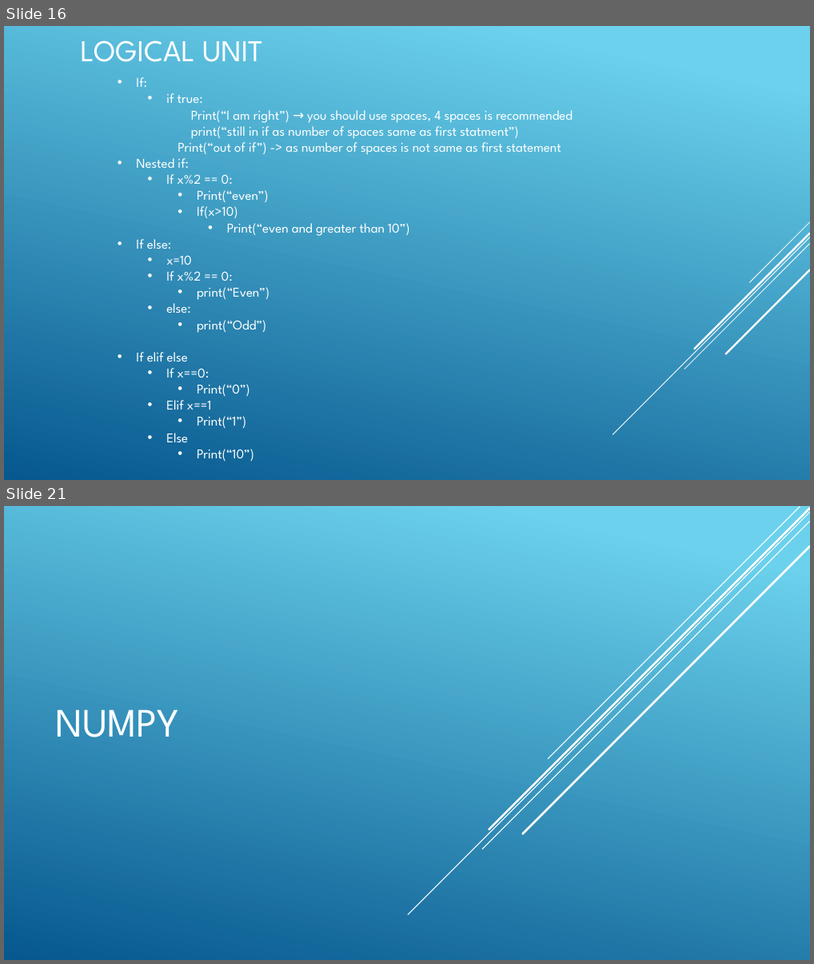
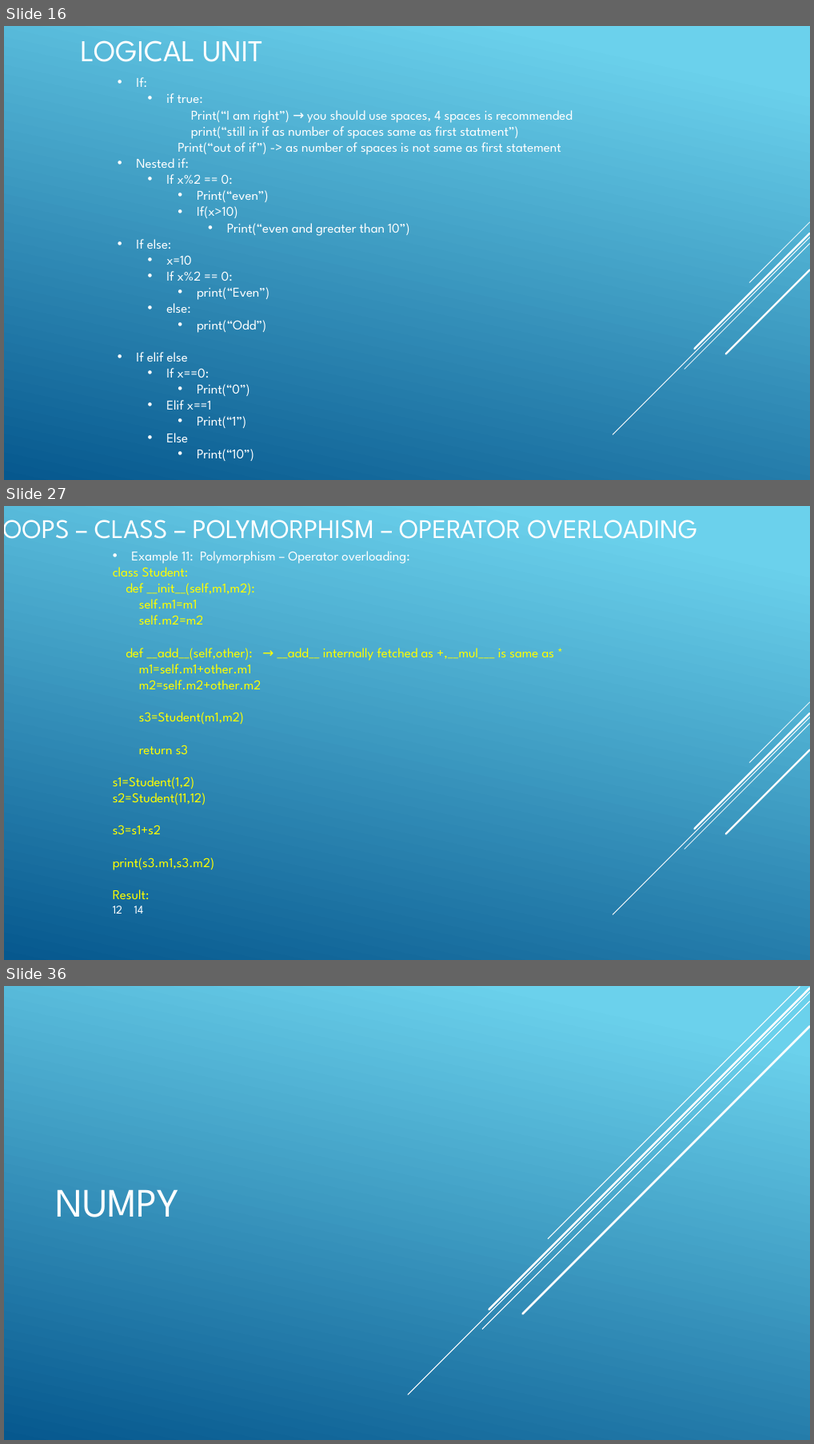
Before and after one commit to tvkatgit/DataScience-Python, a slide deck: Python.pptx. Shown one above the other, each under a label of ours: slides 16 and 21 before the commit, slides 16, 27 and 36 after it; the slides between them are not shown. The pictures are 814x964 and 814x1444 pixels, drawn with LibreOffice and Linux fonts; fonts in the diff are those of the drawing. Boxes give left, top, right and bottom in pixels: in the first picture for what was removed or moved away, otherwise in the second. Text is boxed around its words. In the diff, an @@ line names an element or a change of style, - is before the commit and + after.

```diff
--- a/Python.pptx
+++ b/Python.pptx
@@ slide 27 added at (4,506,810,960), background gradient #6ED2EB to #06588E; not listed: 5 template elements that a slide beside it also shows @@
@@ text added at (4,520,698,539), 32 pt, text #FFFFFF @@
+OOPS – CLASS – POLYMORPHISM – OPERATOR OVERLOADING
@@ text added at (113,551,555,913), 16 pt, text #FFFF00 @@
+• Example 11: Polymorphism – Operator overloading:
+class Student:
+def __init__(self,m1,m2):
+self.m1=m1
+self.m2=m2
+def __add__(self,other): → __add__ internally fetched as +,__mul___ is same as *
+m1=self.m1+other.m1
+m2=self.m2+other.m2
+s3=Student(m1,m2)
+return s3
+s1=Student(1,2)
+s2=Student(11,12)
+s3=s1+s2
+print(s3.m1,s3.m2)
+Result:
+12 14
@@ what was slide 21 is now slide 36 @@
```
Also in this commit, not shown: 4 slides changed, 14 other slides added.
